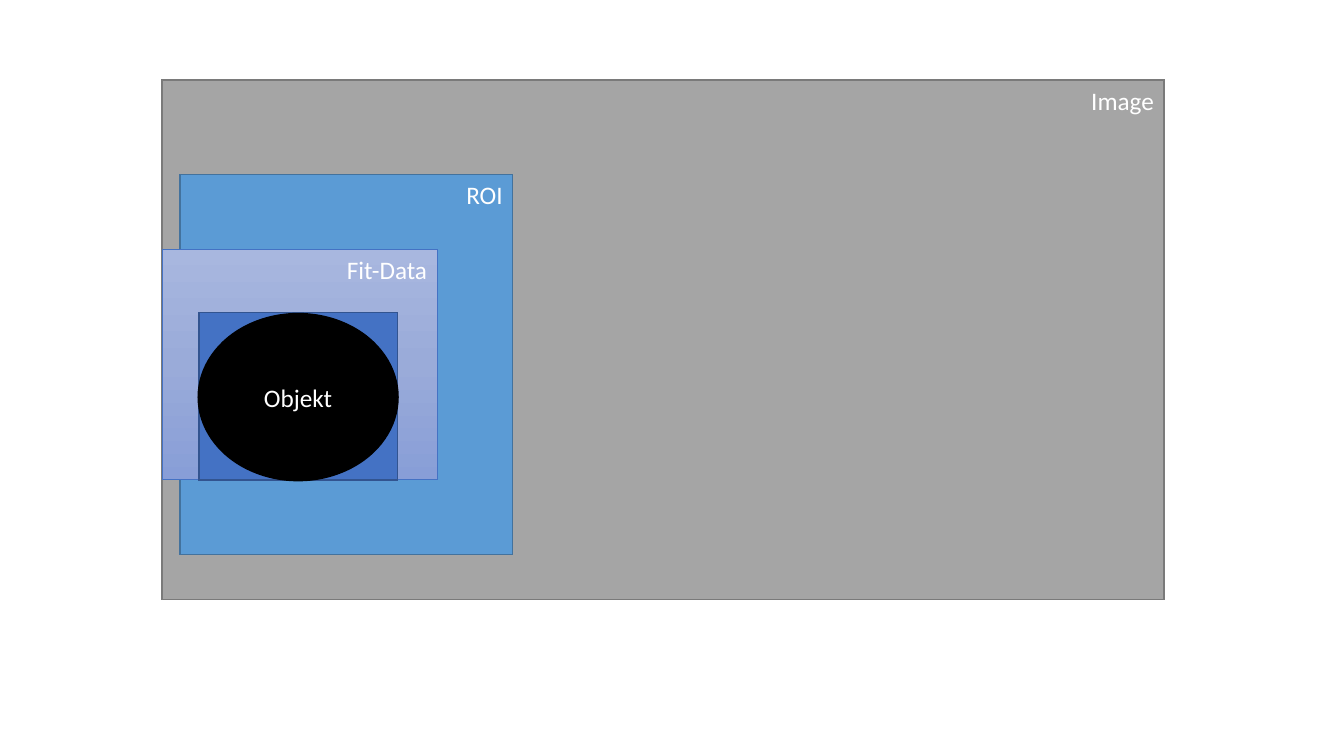
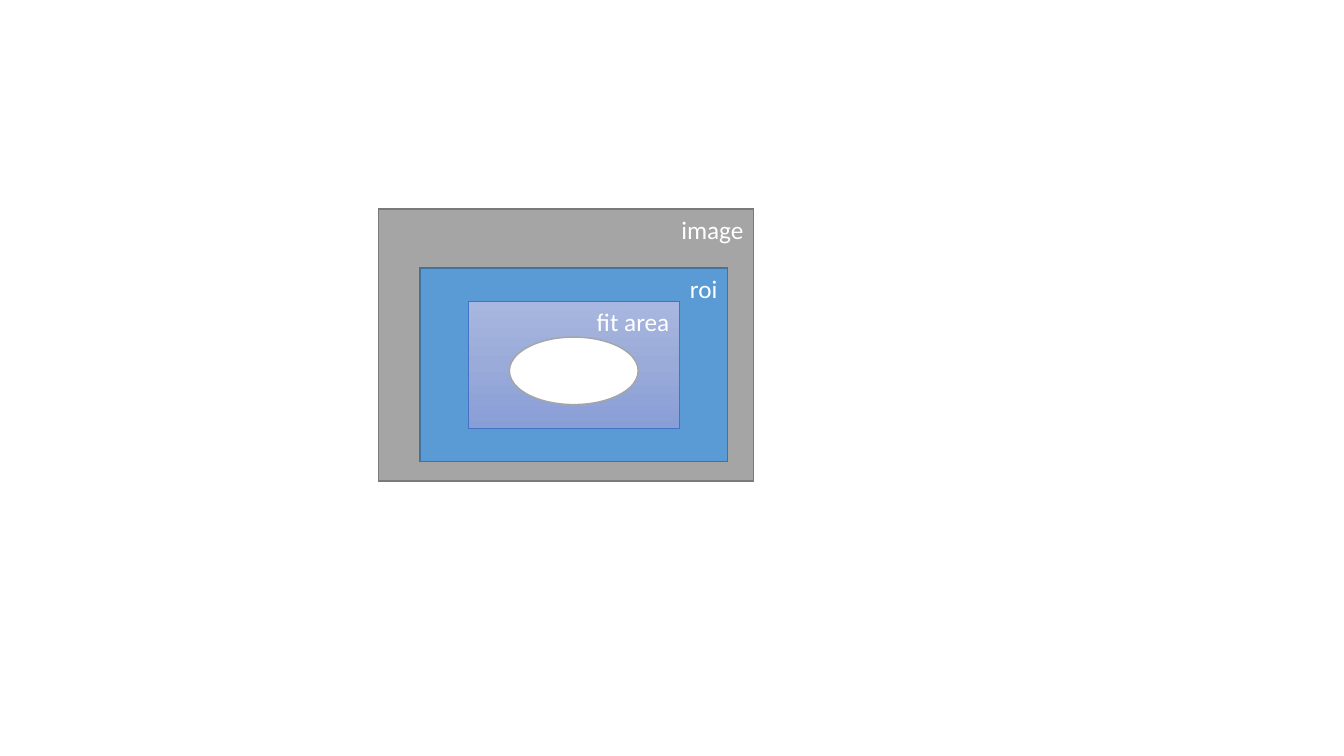
Before and after one commit to claryguru/BA_epics_camera, a slide deck: slide 3 of Dokumentation/erstellte_Abbildungen.pptx. Drawn at 1344x756 pixels with LibreOffice and Linux fonts; fonts in the diff are those of the drawing. Boxes give left, top, right and bottom in pixels: in the first picture for what was removed or moved away, otherwise in the second. Text is boxed around its words. In the diff, an @@ line names an element or a change of style, - is before the commit and + after.

```diff
--- a/Dokumentation/erstellte_Abbildungen.pptx
+++ b/Dokumentation/erstellte_Abbildungen.pptx
@@ rectangle "image": place and size @@
-rectangle "image" at bbox=[162, 80, 1165, 599]
+rectangle "image" at bbox=[378, 209, 753, 481]
@@ text in rectangle at bbox=[681, 222, 743, 243]: text changed @@
-Image
+image
@@ rectangle "roi": place and size @@
-rectangle "roi" at bbox=[180, 174, 513, 555]
+rectangle "roi" at bbox=[420, 268, 728, 462]
@@ text in rectangle at bbox=[690, 280, 717, 298]: text changed @@
-ROI
+roi
@@ rectangle removed at bbox=[199, 313, 397, 480] @@
@@ ellipse removed at bbox=[199, 314, 398, 481] @@
-Objekt
@@ rectangle "fit area": place and size @@
-rectangle "fit area" at bbox=[162, 249, 438, 480]
+rectangle "fit area" at bbox=[469, 301, 680, 429]
@@ text in rectangle at bbox=[597, 314, 669, 331]: text changed @@
-  Fit-Data
+  fit area
@@ ellipse added at bbox=[509, 337, 638, 404], fill #FFFFFF, outline #A5A5A5 1 pt @@
```
Also in this commit, not shown: 2 slides added, 23 other files.
